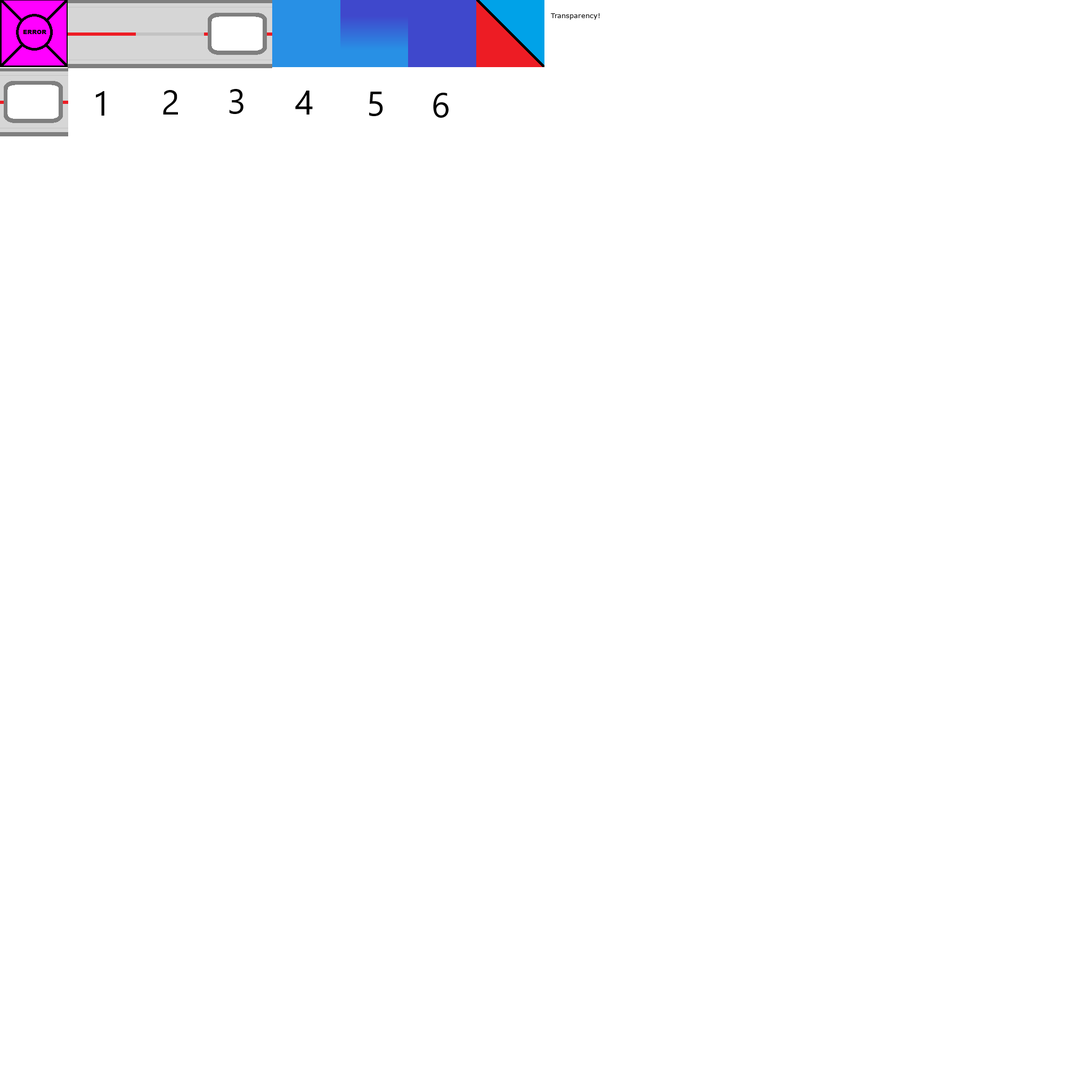
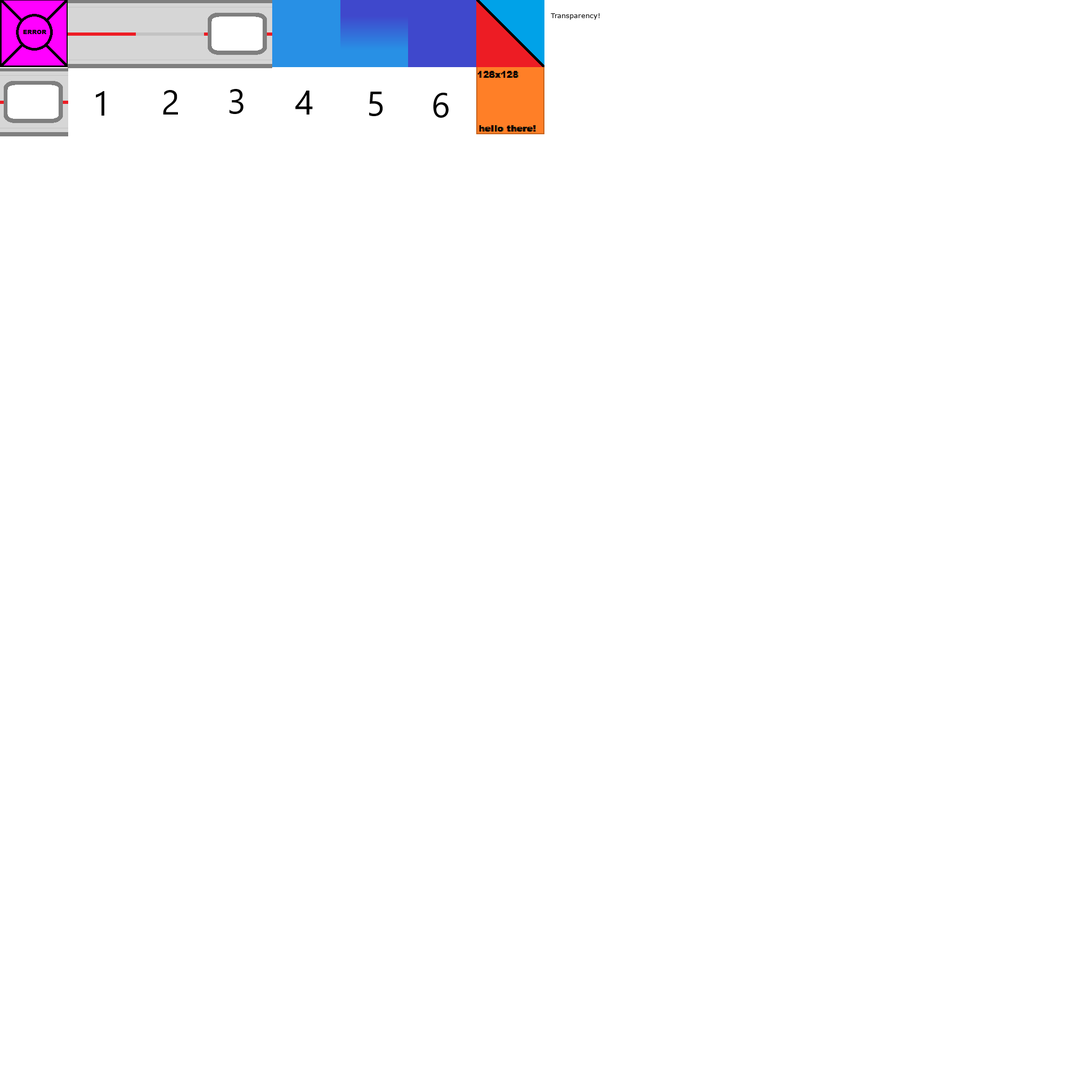
Layers edited between the first and the second 1091 × 1091 image:
painted on "Pasted Layer #2" over <box>476,67,545,135</box>
